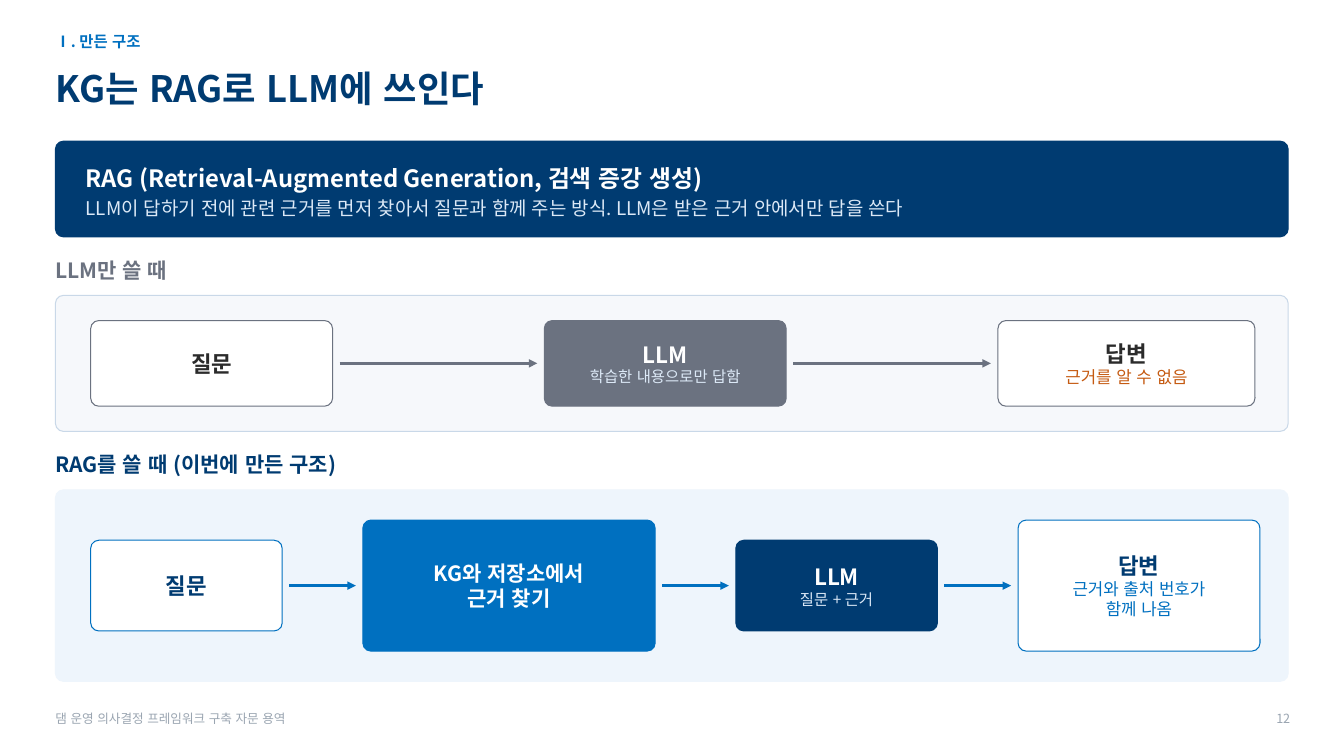
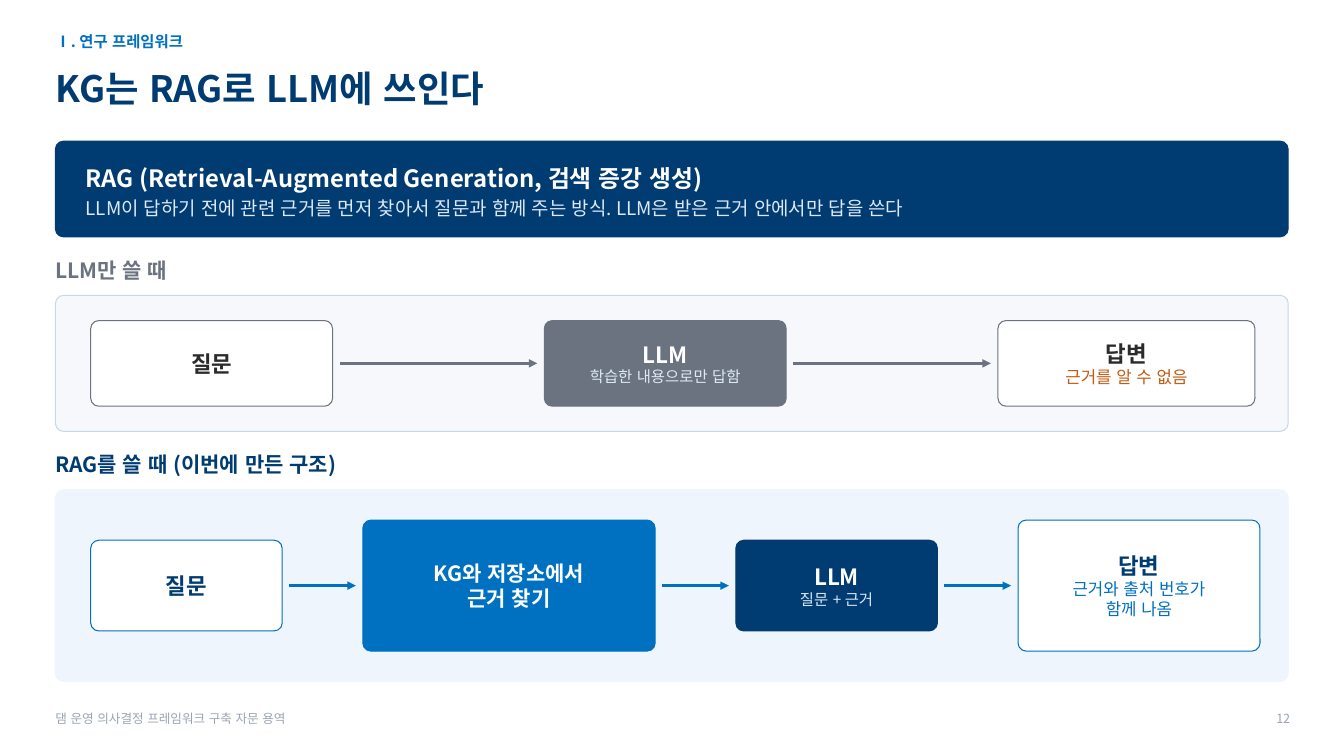
Before and after one commit to mkm1119/KGRAG-LLM, a slide deck: slide 12 of project_khnp/2026.11.26_한강수력본부_발표자료_초안.pptx. Drawn at 1344x756 pixels with LibreOffice and Linux fonts; fonts in the diff are those of the drawing; background and template pictures are left out. Boxes give left, top, right and bottom in pixels: in the first picture for what was removed or moved away, otherwise in the second. Text is boxed around its words. In the diff, an @@ line names an element or a change of style, - is before the commit and + after.

```diff
--- a/project_khnp/2026.11.26_한강수력본부_발표자료_초안.pptx
+++ b/project_khnp/2026.11.26_한강수력본부_발표자료_초안.pptx
@@ text at (x1=55, y1=34, x2=183, y2=49): text changed @@
-Ⅰ. 만든 구조
+Ⅰ. 연구 프레임워크
```
Also in this commit, not shown: 12 other slides changed, 1 slide added, 1 slide removed, 3 other files.
